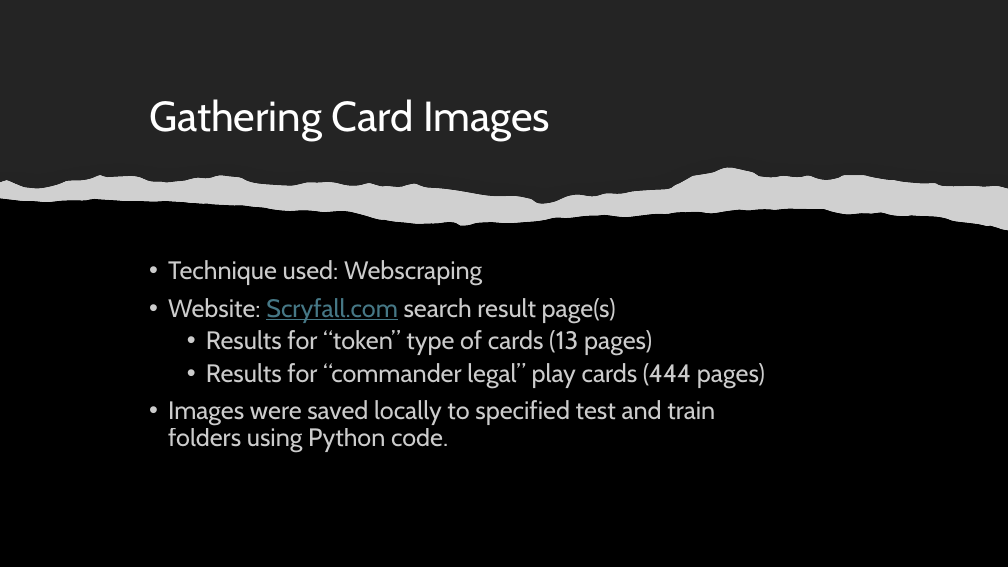
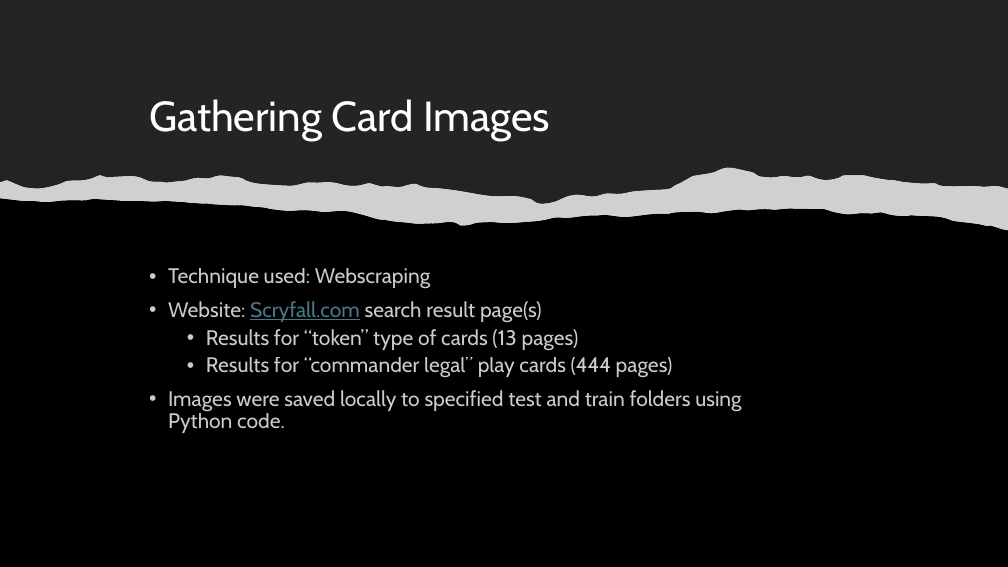
Before and after one commit to valdesgabriel/mtg-image-classification, a slide deck: slide 5 of presentation/Binary Image Classification Presentation.pptx. Drawn at 1008x567 pixels with LibreOffice and Linux fonts; fonts in the diff are those of the drawing; grey boxes stand for pictures. Boxes give left, top, right and bottom in pixels: in the first picture for what was removed or moved away, otherwise in the second. Text is boxed around its words. In the diff, an @@ line names an element or a change of style, - is before the commit and + after.

```diff
--- a/presentation/Binary Image Classification Presentation.pptx
+++ b/presentation/Binary Image Classification Presentation.pptx
@@ text "Technique used: Webscraping": place and size @@
-text "Technique used: Webscraping" at <box>168,260,765,453</box>
+text "Technique used: Webscraping" at <box>168,268,741,433</box>
@@ text "Technique used: Webscraping" at <box>168,268,741,433</box>: size 24 to 20 pt @@
```
Also in this commit, not shown: 7 other slides changed, 1 slide added, 2 other files.
